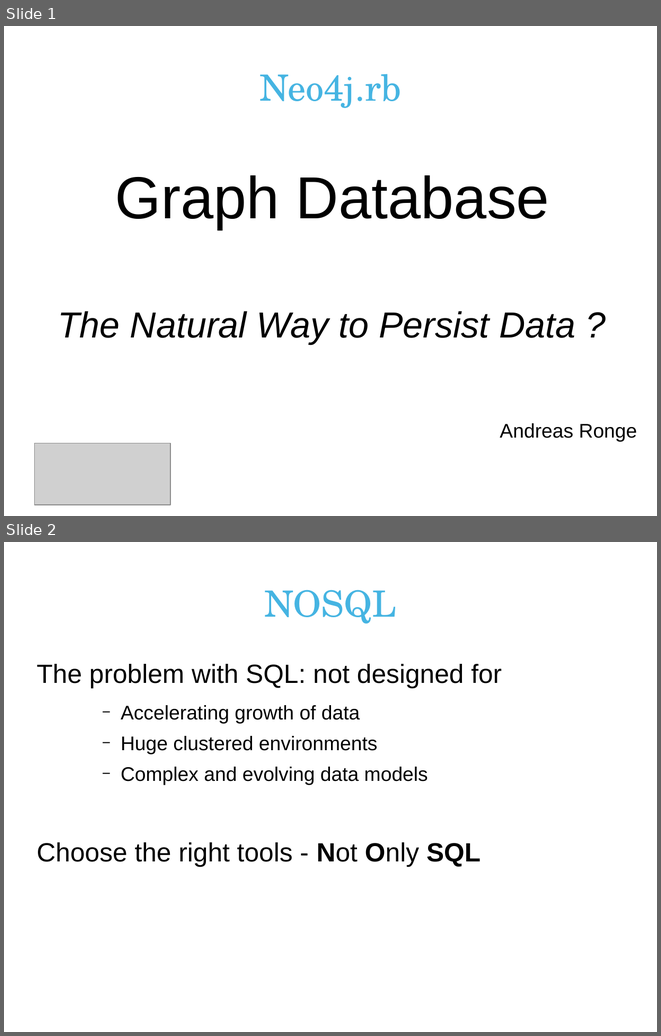
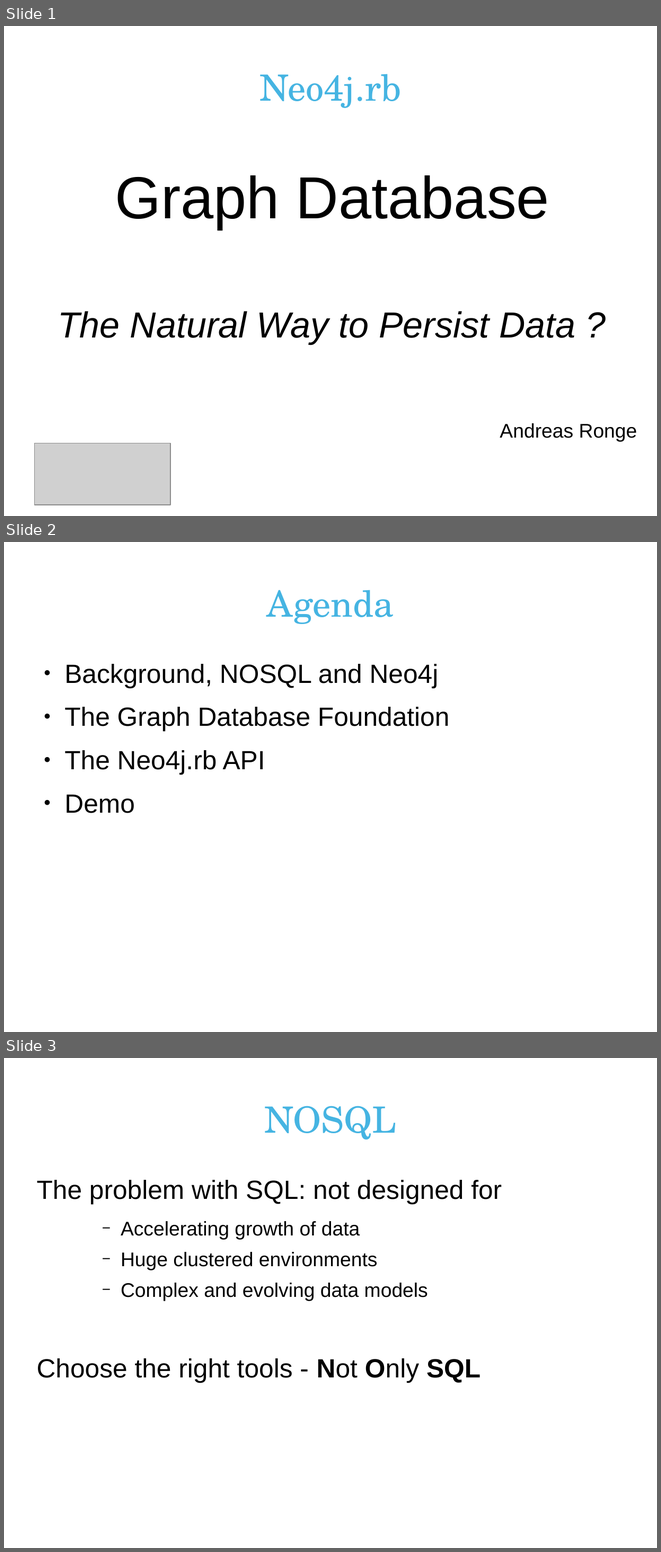
Before and after one commit to andreasronge/andreasronge.github.com, a slide deck: rails-conf.rb.odp. Shown one above the other, each under a label of ours: slides 1 and 2 before the commit, slides 1, 2 and 3 after it. The pictures are 661x1036 and 661x1552 pixels, drawn with LibreOffice and Linux fonts; fonts in the diff are those of the drawing; grey boxes stand for pictures; background and template pictures are left out. Boxes give left, top, right and bottom in pixels: in the first picture for what was removed or moved away, otherwise in the second. Text is boxed around its words. In the diff, an @@ line names an element or a change of style, - is before the commit and + after.

```diff
--- a/rails-conf.rb.odp
+++ b/rails-conf.rb.odp
@@ slide 2 added at [4, 542, 657, 1032], background #FFFFFF @@
@@ title added at [267, 590, 394, 624], 44 pt, text #45B4E2 @@
+Agenda
@@ text added at [64, 664, 450, 813], 32 pt, text #000000 @@
+● Background, NOSQL and Neo4j
+● The Graph Database Foundation
+● The Neo4j.rb API
+● Demo
@@ what was slide 2 is now slide 3 @@
```
Also in this commit, not shown: 2 slides changed, 1 other file.
